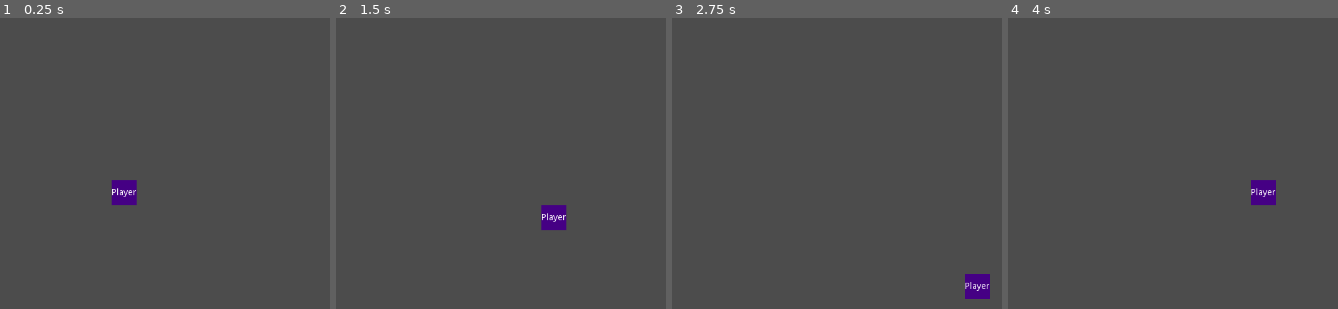
Above: before the commit, frames 1-4 (left to right).
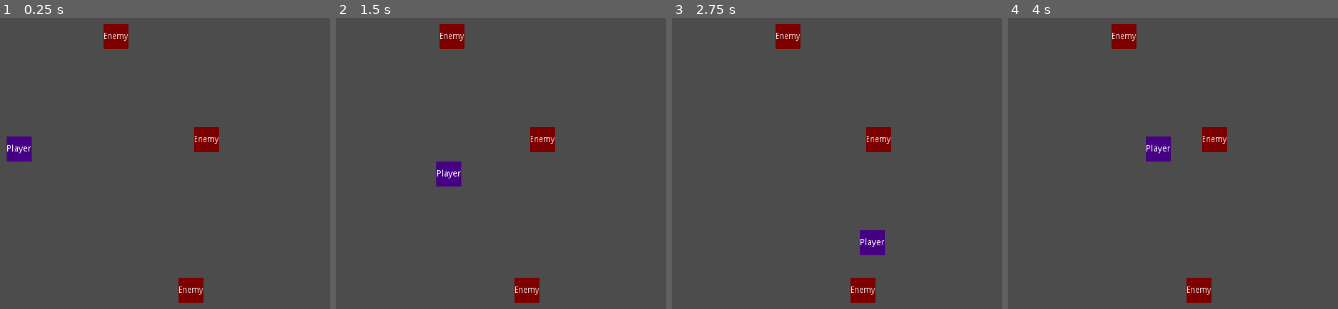
Above: after the commit, the same moments.

Repository: marcelb/DarkBullet
Game: Godot game, scene res://game/world/World/World.tscn
The game is run twice, just before and just after one commit, with the same random seed, the same clock (stepped at 60 frames per second) and the same inputs. This scene is started directly instead of the project's main scene.
Inputs (mouse positions are in pixels of both pictures, inside the frame that each line leads up to):
- Up to frame 1 (0.25 s): no input
- Up to frame 2 (1.5 s): tap Enter at 0.5 s; move the mouse to (649, 172) at 0.52 s; hold D (player_right) 0.53-1.28 s; click (649, 172) at 0.67 s; move the mouse to (outside the picture) at 1.27 s; hold S (player_down) from 1.28 s (still down)
- Up to frame 3 (2.75 s): move the mouse to (886, 93) at 2.02 s; release S (player_down) at 2.03 s; hold D (player_right) from 2.03 s (still down)
- Up to frame 4 (4 s): move the mouse to (1103, 282) at 2.77 s; release D (player_right) at 2.78 s; hold W (player_up) 2.78-3.53 s; click (1103, 282) at 2.92 s; move the mouse to (outside the picture) at 3.52 s; hold A (player_left) from 3.53 s (still down)

The runs differ from the first frame. In frame 1, 3.3% of the frame differs, in the area x 2-67%, y 2-98%; in frame 2, 3.3%; in frame 3, 3.3%; in frame 4, 3.3%.

Commit message:
add enemy

Diff:
--- /dev/null
+++ b/game/actors/enemies/DefaultEnemy/DefaultEnemy.gd
@@ -0,0 +1,8 @@
+extends Node2D
+
+
+func _ready():
+	pass
+
+func _process(delta):
+	pass
--- a/game/actors/Player/Player.tscn
+++ b/game/actors/enemies/DefaultEnemy/DefaultEnemy.tscn
@@ -1,8 +1,8 @@
 [gd_scene load_steps=2 format=2]
 
-[ext_resource path="res://game/actors/Player/Player.gd" type="Script" id=1]
+[ext_resource path="res://game/actors/enemies/DefaultEnemy/DefaultEnemy.gd" type="Script" id=1]
 
-[node name="Player" type="Node2D"]
+[node name="DefaultEnemy" type="Node2D"]
 script = ExtResource( 1 )
 
 [node name="ColorRect" type="ColorRect" parent="."]
@@ -14,15 +14,16 @@
 margin_top = -20.0
 margin_right = 20.0
 margin_bottom = 20.0
-color = Color( 0.27451, 0, 0.521569, 1 )
+color = Color( 0.490196, 0, 0, 1 )
 
-[node name="Label" type="Label" parent="."]
+[node name="Label" type="Label" parent="ColorRect"]
 anchor_left = 0.5
 anchor_top = 0.5
 anchor_right = 0.5
 anchor_bottom = 0.5
 margin_left = -20.0
 margin_top = -7.0
-margin_right = 20.0
+margin_right = 23.0
 margin_bottom = 7.0
-text = "Player"
+rect_scale = Vector2( 0.913, 1 )
+text = "Enemy"
--- /dev/null
+++ b/game/actors/players/Player/Player.tscn
@@ -0,0 +1,28 @@
+[gd_scene load_steps=2 format=2]
+
+[ext_resource path="res://game/actors/players/Player/Player.gd" type="Script" id=1]
+
+[node name="Player" type="Node2D"]
+script = ExtResource( 1 )
+
+[node name="ColorRect" type="ColorRect" parent="."]
+anchor_left = 0.5
+anchor_top = 0.5
+anchor_right = 0.5
+anchor_bottom = 0.5
+margin_left = -20.0
+margin_top = -20.0
+margin_right = 20.0
+margin_bottom = 20.0
+color = Color( 0.27451, 0, 0.521569, 1 )
+
+[node name="Label" type="Label" parent="."]
+anchor_left = 0.5
+anchor_top = 0.5
+anchor_right = 0.5
+anchor_bottom = 0.5
+margin_left = -20.0
+margin_top = -7.0
+margin_right = 20.0
+margin_bottom = 7.0
+text = "Player"
--- a/game/world/World/World.tscn
+++ b/game/world/World/World.tscn
@@ -1,8 +1,18 @@
-[gd_scene load_steps=2 format=2]
+[gd_scene load_steps=3 format=2]
 
-[ext_resource path="res://game/actors/Player/Player.tscn" type="PackedScene" id=1]
+[ext_resource path="res://game/actors/players/Player/Player.tscn" type="PackedScene" id=1]
+[ext_resource path="res://game/actors/enemies/DefaultEnemy/DefaultEnemy.tscn" type="PackedScene" id=2]
 
 [node name="World" type="Node2D"]
 
 [node name="Player" parent="." instance=ExtResource( 1 )]
-position = Vector2( 621, 358 )
+position = Vector2( 453, 288 )
+
+[node name="DefaultEnemy" parent="." instance=ExtResource( 2 )]
+position = Vector2( 753, 273 )
+
+[node name="DefaultEnemy2" parent="." instance=ExtResource( 2 )]
+position = Vector2( 728, 514 )
+
+[node name="DefaultEnemy3" parent="." instance=ExtResource( 2 )]
+position = Vector2( 608, 108 )
Renamed: game/actors/Player/Player.gd -> game/actors/players/Player/Player.gd
